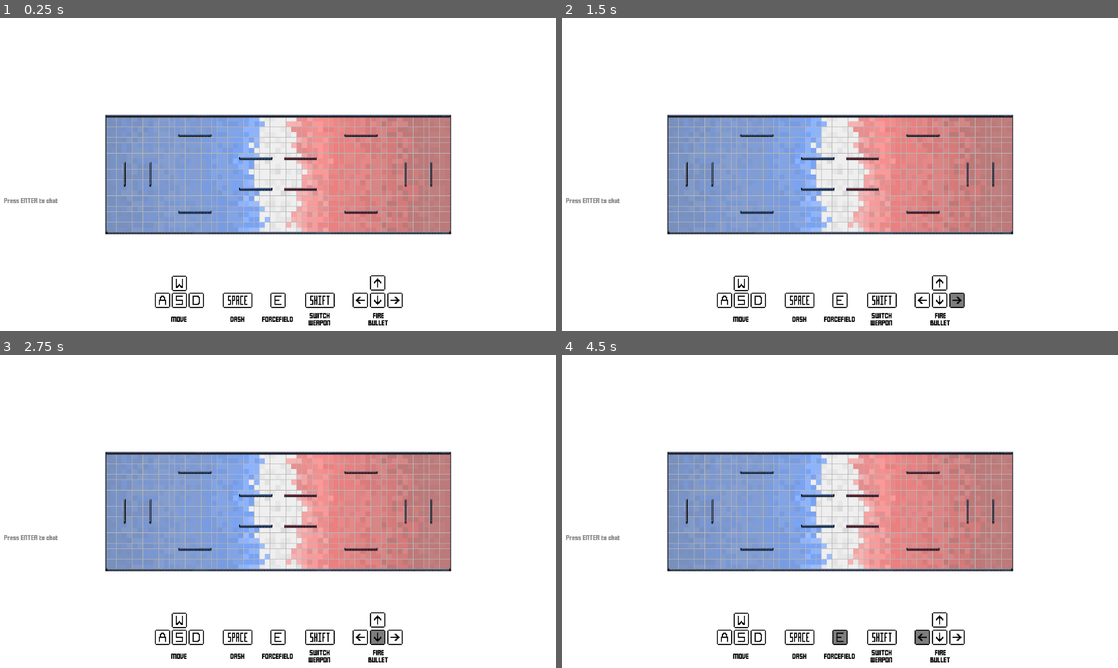
Above: before the commit, frames 1-4 (two rows, left to right).
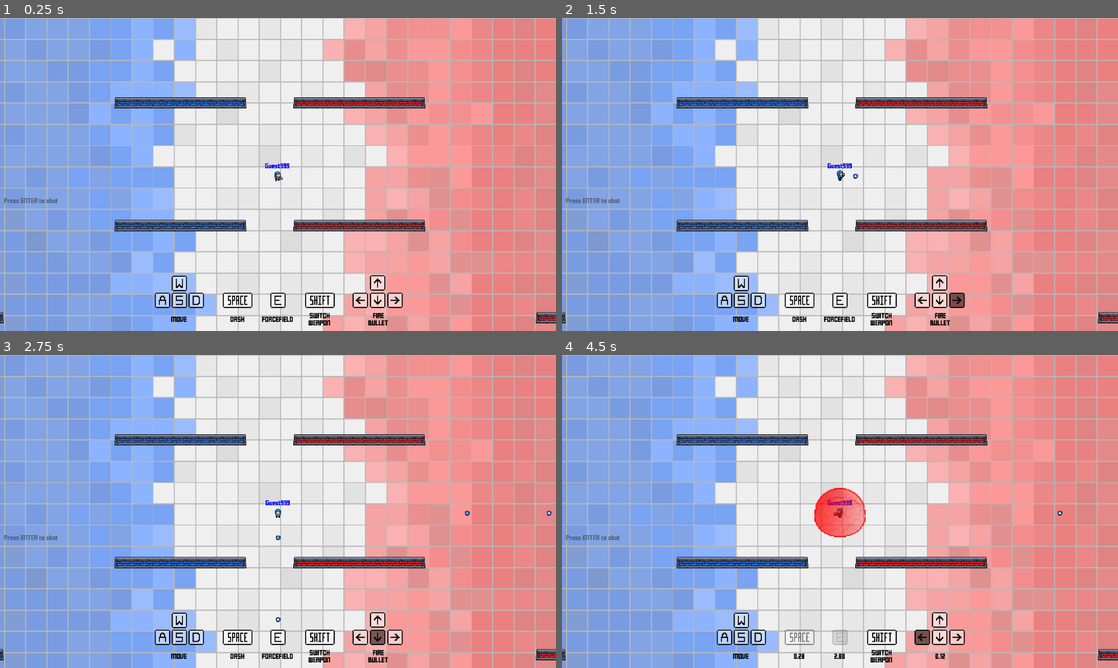
Above: after the commit, the same moments.

Repository: MarshallJDem/SuperCTF
Game: Godot game, scene res://GameContent/Main.tscn
The game is run twice, just before and just after one commit, with the same random seed, the same clock (stepped at 60 frames per second) and the same inputs. This scene is started directly instead of the project's main scene. Sound files missing from this copy of the repository are replaced by a short silence.
Inputs (mouse positions are in pixels of both pictures, inside the frame that each line leads up to):
- Up to frame 1 (0.25 s): no input
- Up to frame 2 (1.5 s): click (639, 202) at 0.52 s; type "12" at 0.6 s; tap Enter at 1.25, 1.35 s; move the mouse to (962, 158) at 1.27 s; hold Right from 1.28 s (still down); click (962, 158) at 1.42 s
- Up to frame 3 (2.75 s): tap Space at 1.52, 2, 2.27 s; move the mouse to (166, 527) at 2.02 s; release Right at 2.03 s; hold Down from 2.03 s (still down); tap T at 2.1 s
- Up to frame 4 (4.5 s): move the mouse to (895, 442) at 2.77 s; release Down at 2.78 s; hold Right 2.78-3.53 s; tap Ctrl at 2.85 s; move the mouse to (812, 574) at 3.52 s; hold Up 3.53-4.28 s; tap Shift at 3.6 s; click (812, 574) at 3.67 s; tap Space at 3.77 s; move the mouse to (1006, 558) at 4.27 s; hold Left from 4.28 s (still down); hold E from 4.28 s (still down)

The runs differ from the first frame. In frame 1, 84% of the frame differs, in the area x 0-100%, y 0-100%; in frame 2, 84%; in frame 3, 84%; in frame 4, 85%.
Error after the commit: Invalid get index 'forcefield_cooldown' (on base: 'Node (Globals.gd)'). (res://GameContent/Forcefield.gd:18)

Commit message:
Made laser hitboxes adaptive to the laser

Diff:
--- a/GameContent/Laser.gd
+++ b/GameContent/Laser.gd
@@ -17,6 +17,9 @@
 func _draw():
 	var size = get_tree().get_root().get_node("MainScene/NetworkController").get_game_var("laserWidth");
 	var length = get_tree().get_root().get_node("MainScene/NetworkController").get_game_var("laserLength");
+
+	$Area2D/CollisionShape2D.scale = Vector2(size/3, length);
+
 	var red = 1 if team_id == 1 else 0;
 	var green = 10.0/255.0 if team_id == 1 else 130.0/255.0;
 	var blue = 1 if team_id == 0 else 0;
--- a/GameContent/Laser.tscn
+++ b/GameContent/Laser.tscn
@@ -2,9 +2,8 @@
 
 [ext_resource path="res://GameContent/Laser.gd" type="Script" id=1]
 
-[sub_resource type="CapsuleShape2D" id=1]
-radius = 7.5
-height = 1000.0
+[sub_resource type="SegmentShape2D" id=1]
+b = Vector2( 0, 1 )
 
 [node name="Laser" type="Node2D" groups=[
 "Lasers",
@@ -24,5 +23,4 @@
 ]]
 
 [node name="CollisionShape2D" type="CollisionShape2D" parent="Area2D"]
-position = Vector2( 0, 500 )
 shape = SubResource( 1 )
--- a/GameContent/Player.gd
+++ b/GameContent/Player.gd
@@ -63,7 +63,8 @@
 	if Globals.testing or Globals.localPlayerID == player_id:
 		$Laser_Timer.wait_time += 0.1;
 		$Laser_Charge_Audio.set_pitch_scale(float(0.5)/$Laser_Timer.wait_time);
-		Globals.result_player_team_id = team_id;
+		if !Globals.testing:
+			Globals.result_player_team_id = team_id;
 	else:
 		$Laser_Charge_Audio.set_volume_db(remote_db_level);
 		$Laser_Fire_Audio.set_volume_db(remote_db_level);
--- a/Globals.gd
+++ b/Globals.gd
@@ -1,7 +1,7 @@
 extends Node
 
 # Whether to run in testing mode (for development uses)
-var testing = false;
+var testing = true;
 
 #Game Servers (Both clients and servers use these vars, but in different ways. overlapping would not work)
 var serverIP = "";
